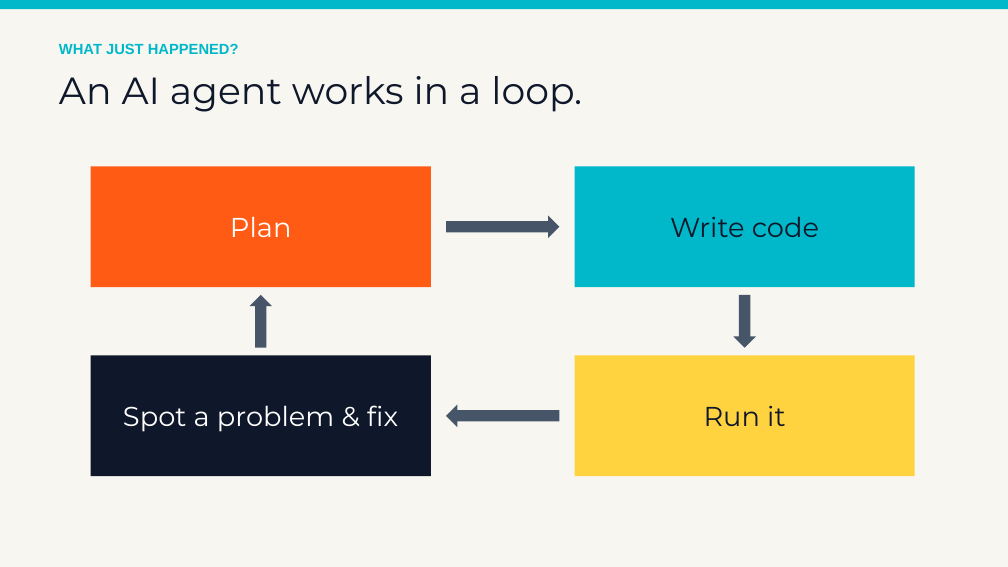
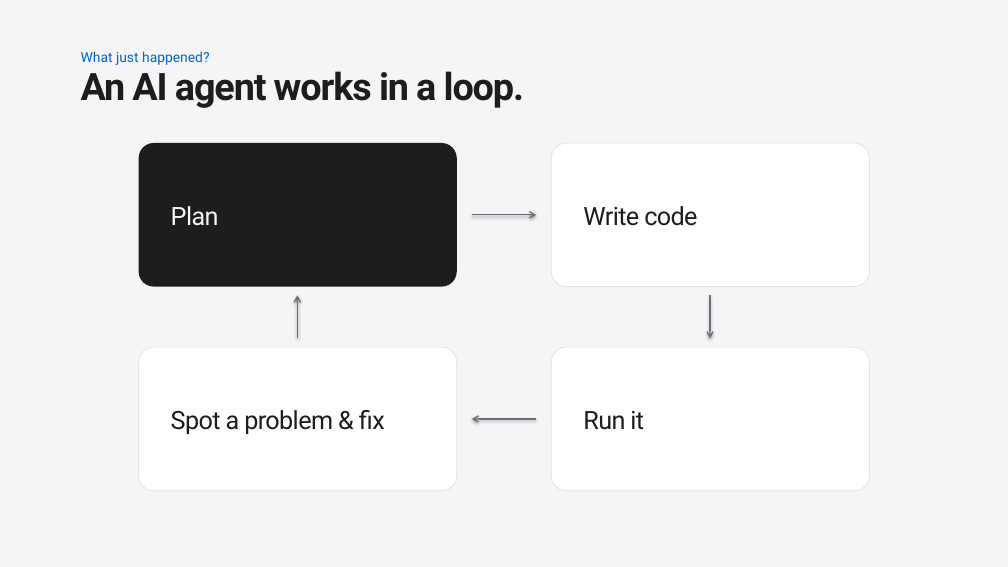
Before and after one commit to siddharthsivaramancode/ai-workshop, a slide deck: slide 10 of slideshows/session-01-kickoff.pptx. Drawn at 1008x567 pixels with LibreOffice and Linux fonts; fonts in the diff are those of the drawing. Boxes give left, top, right and bottom in pixels: in the first picture for what was removed or moved away, otherwise in the second. Text is boxed around its words. In the diff, an @@ line names an element or a change of style, - is before the commit and + after.

```diff
--- a/slideshows/session-01-kickoff.pptx
+++ b/slideshows/session-01-kickoff.pptx
@@ background #F7F6F1 to #F5F5F7 @@
@@ rectangle removed at (0,0,1008,9) @@
@@ text at (81,51,209,65): text changed; size 14 to 13.2 pt; font Arial to Roboto; text colour #00B8C9 to #0066CC; bold off @@
-WHAT JUST HAPPENED?
+What just happened?
@@ text "An AI agent works in ...": place and size @@
-text "An AI agent works in ..." at (59,76,582,112)
+text "An AI agent works in ..." at (81,71,524,108)
@@ text "An AI agent works in ..." at (81,71,524,108): font Montserrat to Roboto, text colour #0F172A to #1D1D1F, letter spacing 0 to -1.1 pt, bold on; line spacing 1 to 0.79 @@
@@ rounded rectangle "Plan": place and size @@
-rounded rectangle "Plan" at (91,166,431,287)
+rounded rectangle "Plan" at (138,143,457,287)
@@ rounded rectangle "Plan" at (138,143,457,287): size 26 to 24 pt, font Montserrat to Roboto, text colour #FFFFFF to #F5F5F7, letter spacing 0 to -0.6 pt; alignment centre to left; line spacing 1 to 1.05; rectangle to rounded rectangle; fill #FF5B14 to #1D1D1F @@
@@ rounded rectangle "Write code": place and size @@
-rounded rectangle "Write code" at (575,166,915,287)
+rounded rectangle "Write code" at (551,143,870,287)
@@ rounded rectangle "Write code" at (551,143,870,287): size 26 to 24 pt, font Montserrat to Roboto, text colour #0F172A to #1D1D1F, letter spacing 0 to -0.6 pt; alignment centre to left; line spacing 1 to 1.05; rectangle to rounded rectangle; fill #00B8C9 to #FFFFFF; outline none to #E3E3E6 0.75 pt @@
@@ right arrow removed at (446,216,560,238) @@
@@ arrow added from (472, 215) to (536, 215), #6E6E73 1.25 pt @@
@@ up arrow removed at (250,295,272,348) @@
@@ arrow added from (297, 338) to (297, 296), #6E6E73 1.25 pt @@
@@ arrow added from (710, 296) to (710, 338), #6E6E73 1.25 pt @@
@@ down arrow removed at (734,295,756,348) @@
@@ rounded rectangle "Spot a problem & fix": place and size @@
-rounded rectangle "Spot a problem & fix" at (91,355,431,476)
+rounded rectangle "Spot a problem & fix" at (138,347,457,491)
@@ rounded rectangle "Spot a problem & fix" at (138,347,457,491): size 26 to 24 pt, font Montserrat to Roboto, text colour #FFFFFF to #1D1D1F, letter spacing 0 to -0.6 pt; alignment centre to left; line spacing 1 to 1.05; rectangle to rounded rectangle; fill #0F172A to #FFFFFF; outline none to #E3E3E6 0.75 pt @@
@@ rounded rectangle "Run it": place and size @@
-rounded rectangle "Run it" at (575,355,915,476)
+rounded rectangle "Run it" at (551,347,870,491)
@@ rounded rectangle "Run it" at (551,347,870,491): size 26 to 24 pt, font Montserrat to Roboto, text colour #0F172A to #1D1D1F, letter spacing 0 to -0.6 pt; alignment centre to left; line spacing 1 to 1.05; rectangle to rounded rectangle; fill #FFD23F to #FFFFFF; outline none to #E3E3E6 0.75 pt @@
@@ left arrow removed at (446,405,560,427) @@
@@ arrow added from (536, 419) to (472, 419), #6E6E73 1.25 pt @@
```
Also in this commit, not shown: 21 other slides changed, 1 other file.
